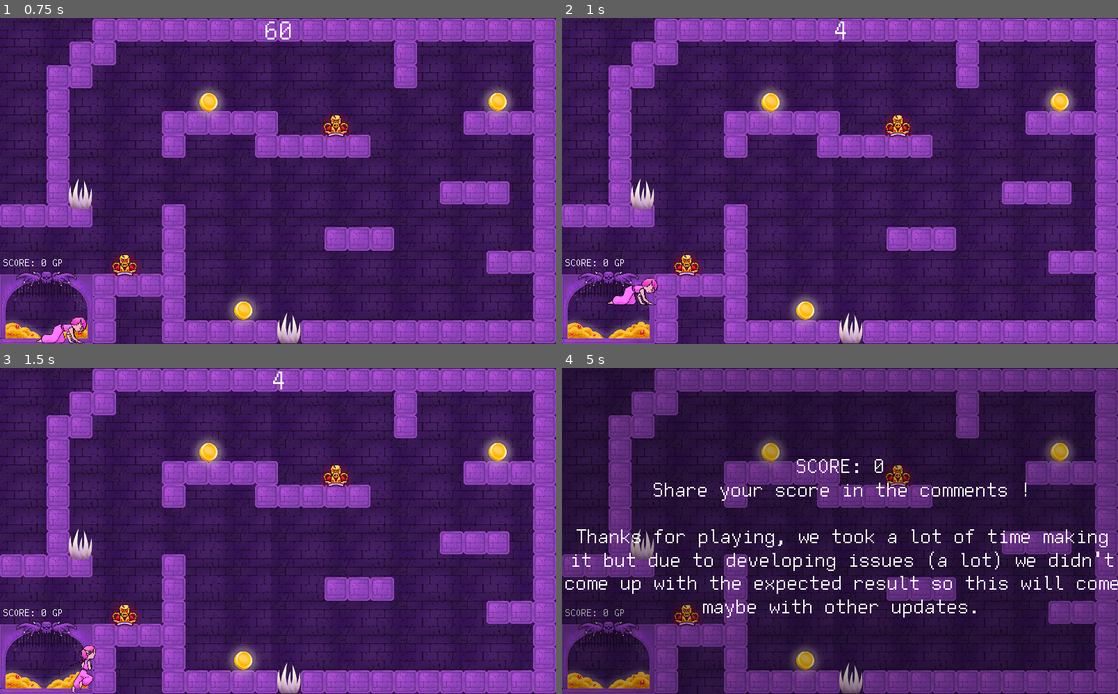
Above: before the commit, frames 1-4 (two rows, left to right).
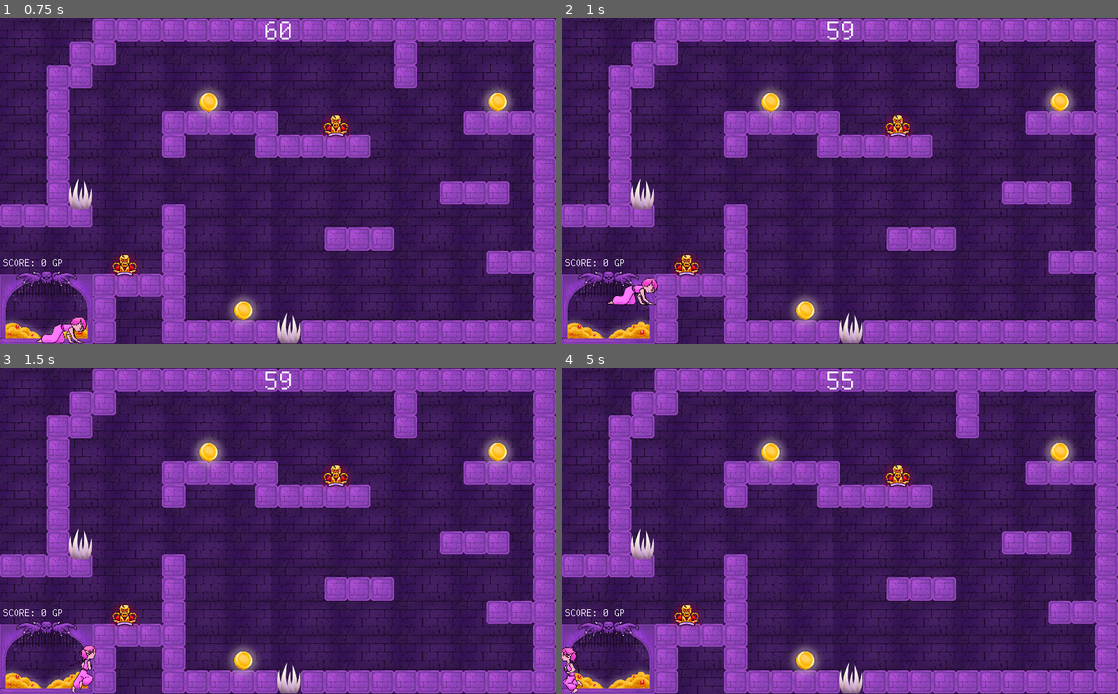
Above: after the commit, the same moments.

Repository: jneen/mini-jam-gold
Game: Godot game, scene res://src/scenes/game/game.tscn
The game is run twice, just before and just after one commit, with the same random seed, the same clock (stepped at 60 frames per second) and the same inputs. This scene is started directly instead of the project's main scene.
Inputs (mouse positions are in pixels of both pictures, inside the frame that each line leads up to):
- Up to frame 1 (0.75 s): tap Enter at 0.5 s; move the mouse to (400, 164) at 0.52 s; hold D (walk_right) from 0.53 s (still down); hold Down (duck) from 0.53 s (still down)
- Up to frame 2 (1 s): keep holding D (walk_right); keep holding Down (duck); tap Space (jump) at 0.77 s; tap X (interact) at 0.8 s
- Up to frame 3 (1.5 s): keep holding D (walk_right); move the mouse to (166, 547) at 1.27 s; release Down (duck) at 1.28 s; tap X (interact) at 1.35 s
- Up to frame 4 (5 s): tap Space (jump) at 1.52, 3.02, 3.77, 4.52 s; tap Down (duck) at 1.55, 3.05, 4.55 s; move the mouse to (895, 459) at 2.02 s; release D (walk_right) at 2.03 s; hold A (walk_left) 2.03-2.78 s; hold Down (duck) 2.03-2.78 s; tap X (interact) at 2.3, 2.85, 3.8, 4.35 s; move the mouse to (812, 596) at 2.77 s; hold D (walk_right) 2.78-4.28 s; move the mouse to (1006, 579) at 3.52 s; hold Down (duck) 3.53-4.28 s; move the mouse to (673, 482) at 4.27 s; hold A (walk_left) from 4.28 s (still down)

Frame 1 is identical in both runs. In frame 2, 0.1% of the frame differs, in the area x 47-53%, y 1-7%; in frame 3, 0.1%; in frame 4, 84%, in the area x 0-100%, y 0-100%.

Commit message:
remove some prints and set the timer back to 60s

Diff:
--- a/src/scenes/game/player.gd
+++ b/src/scenes/game/player.gd
@@ -229,7 +229,6 @@
 
 func duck():
 	if frozen: return
-	print('duck')
 	ducking = true
 	$PlayerCollision.get_shape().set_extents(Vector2(120, 60))
 # warning-ignore:return_value_discarded
@@ -271,7 +270,6 @@
 	return Vector2(facing_dir, 1) * v
 
 func drop_item():
-	print('drop_item')
 	var current_position = held_item.global_position
 	held_item.sleeping = false
 
--- a/src/scenes/game/scorelbale.gd
+++ b/src/scenes/game/scorelbale.gd
@@ -1,6 +1,6 @@
 extends Label
 
-var timerleft = 5
+var timerleft = 60
 
 func _on_Timer_timeout():
 	if timerleft == 1:
--- a/src/scenes/props/spikes.gd
+++ b/src/scenes/props/spikes.gd
@@ -1,7 +1,6 @@
 extends StaticBody2D
 
 func _on_Area2D_body_entered(body):
-	print('_on_Area2D_body_entered: ', body)
 	if $SpikeCooldown.is_stopped() and body.is_in_group('Player'):
 		body.damage(25)
 		$SpikeCooldown.start()
